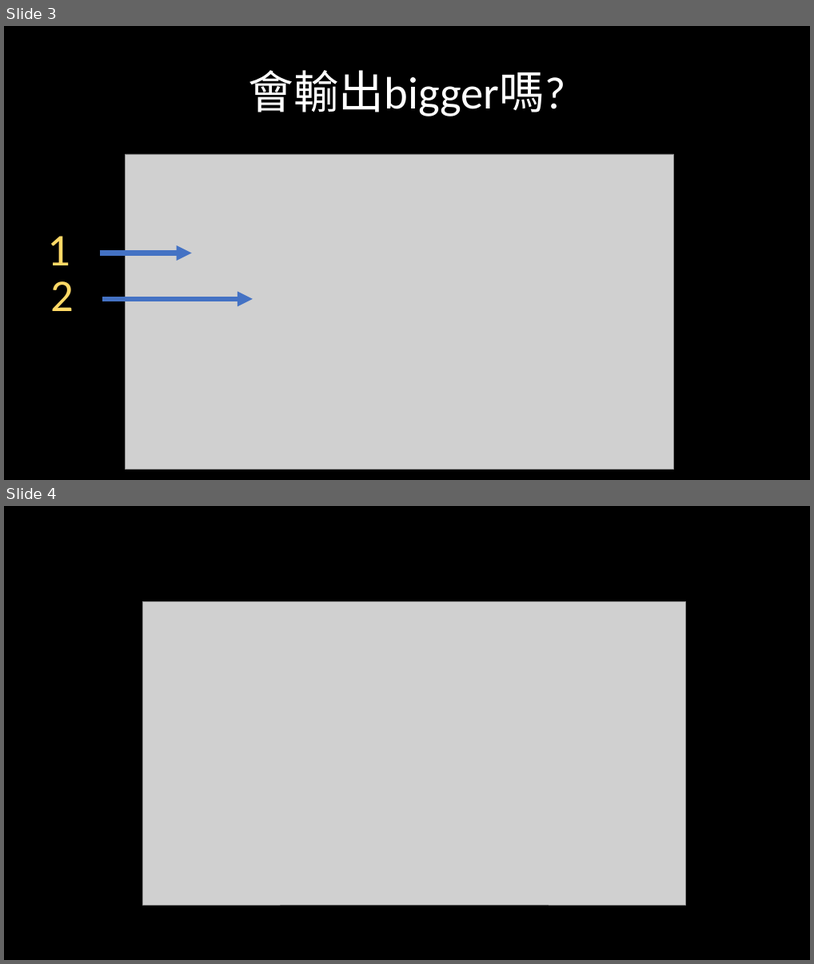
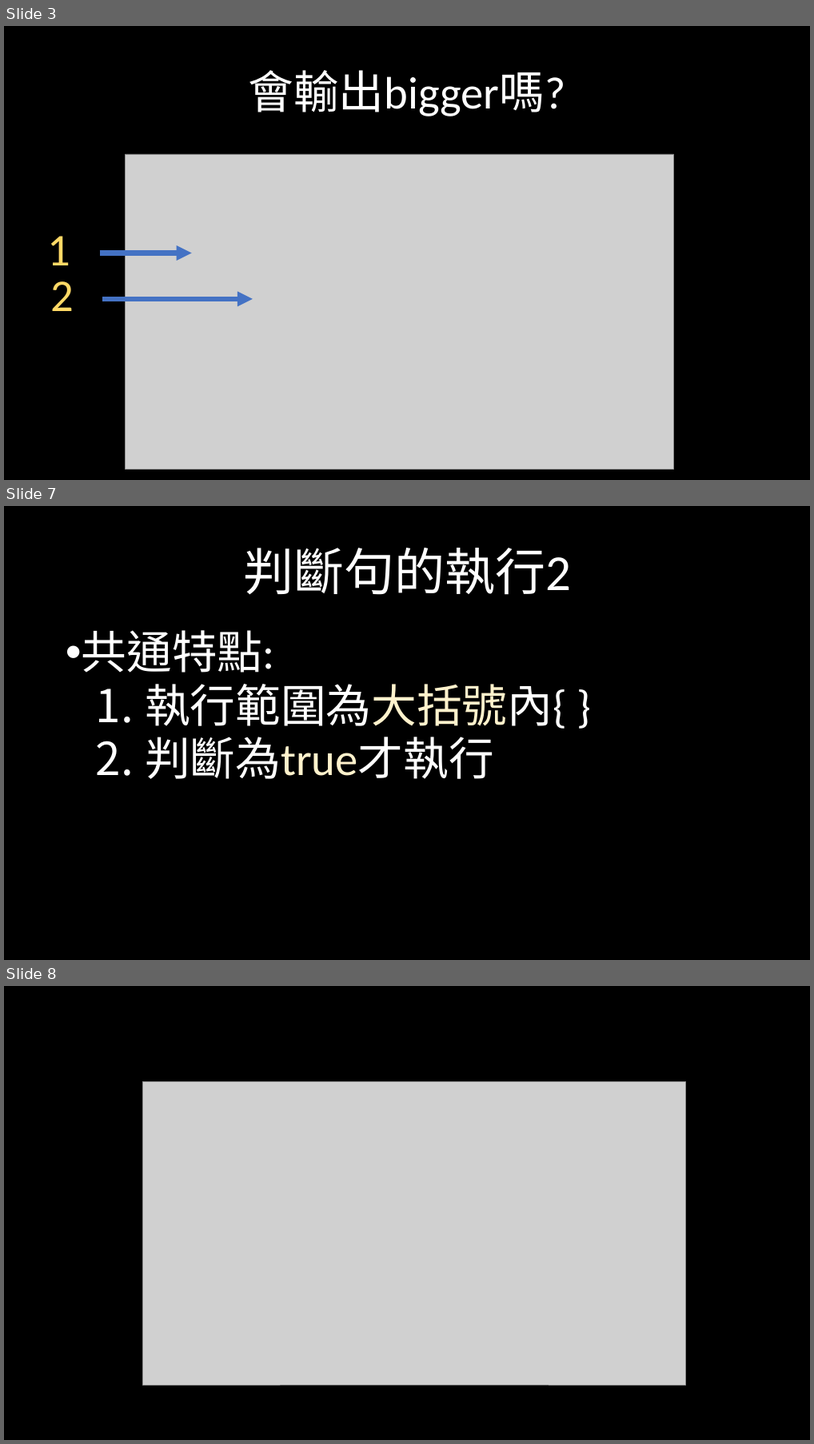
Before and after one commit to weermark/class, a slide deck: practical_class/class_ppt/0317程一實習.pptx. Shown one above the other, each under a label of ours: slides 3 and 4 before the commit, slides 3, 7 and 8 after it; the slides between them are not shown. The pictures are 814x964 and 814x1444 pixels, drawn with LibreOffice and Linux fonts; fonts in the diff are those of the drawing; grey boxes stand for pictures. Boxes give left, top, right and bottom in pixels: in the first picture for what was removed or moved away, otherwise in the second. Text is boxed around its words. In the diff, an @@ line names an element or a change of style, - is before the commit and + after.

```diff
--- a/practical_class/class_ppt/0317程一實習.pptx
+++ b/practical_class/class_ppt/0317程一實習.pptx
@@ slide 7 added at bbox=[4, 506, 810, 960], background #000000 @@
@@ title added at bbox=[243, 548, 571, 595], 60 pt, text #FFFFFF @@
+判斷句的執行2
@@ text added at bbox=[82, 630, 567, 779], 54 pt, text #FFFFFF @@
+• 共通特點:
+  1. 執行範圍為大括號內{ }
+  2. 判斷為true才執行
@@ what was slide 4 is now slide 8 @@
```
Also in this commit, not shown: 2 slides changed, 13 other slides added, 5 slides removed, 1 other file.
